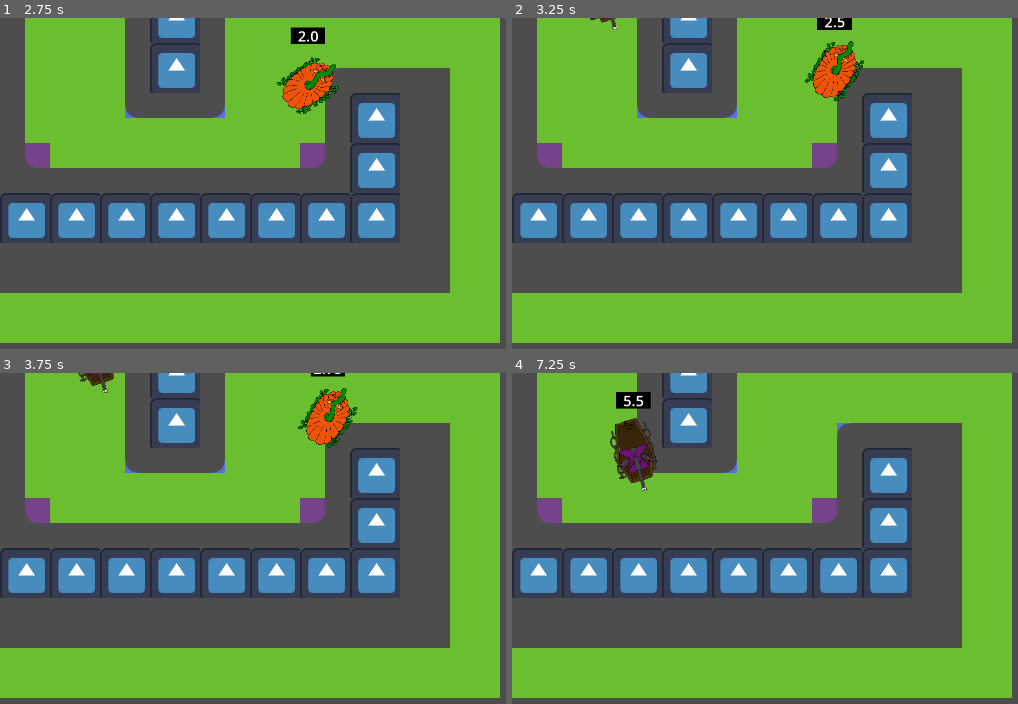
Above: before the commit, frames 1-4 (two rows, left to right).
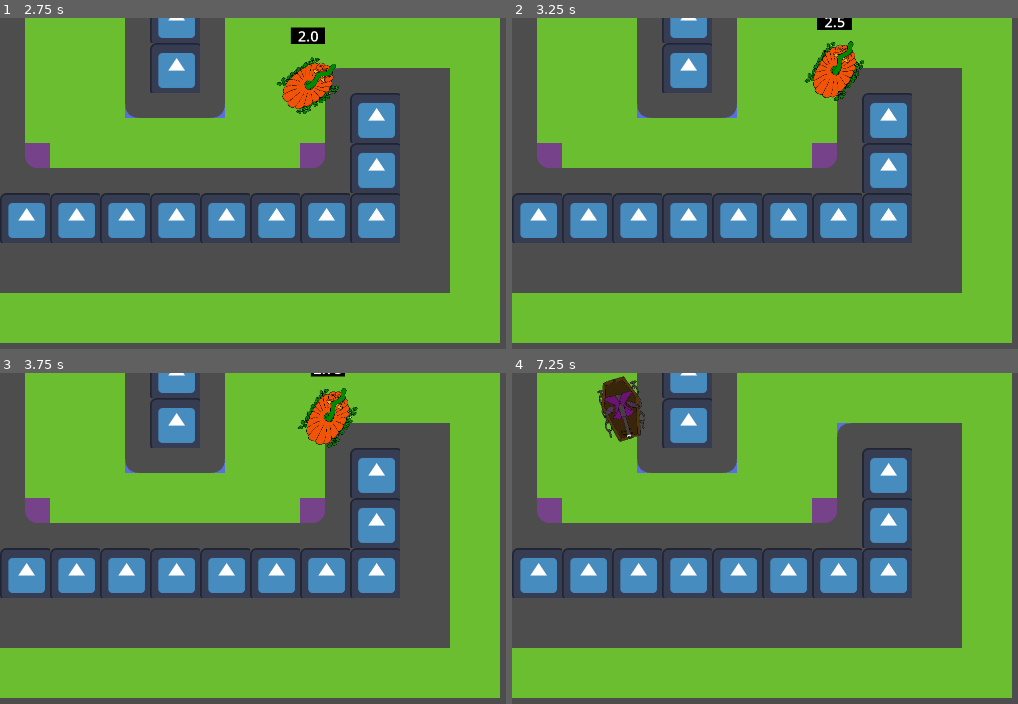
Above: after the commit, the same moments.

Repository: AugWii/GMTK-Game-Jam-Project
Game: Godot game, scene res://scenes/Level 5.tscn
Same seed, same stepped clock (60 frames per second), same inputs: the game is played once before the commit and once after it. This scene is started directly instead of the project's main scene. The engine's default icon, where the game draws it, is replaced by a stand-in: a white triangle on a blue panel in a dark square.
Inputs (mouse positions are in pixels of both pictures, inside the frame that each line leads up to):
- Up to frame 1 (2.75 s): move the mouse to (outside the picture) at 0.52 s; press the mouse at (outside the picture) at 0.53 s; hold D (turn_right) 0.53-1.28 s; move the mouse to (237, 266) at 1.27 s; release the mouse at (237, 266) at 1.28 s; hold S (move_backward) 1.28-2.03 s; click (237, 266) at 1.35 s; move the mouse to (480, 143) at 2.02 s; press the mouse at (480, 143) at 2.03 s; hold D (turn_right) from 2.03 s (still down)
- Up to frame 2 (3.25 s): move the mouse to (871, 332) at 2.77 s; release D (turn_right) at 2.78 s; release the mouse at (871, 332) at 2.78 s; hold W (move_forward) from 2.78 s (still down); click (871, 332) at 2.85 s
- Up to frame 3 (3.75 s): move the mouse to (outside the picture) at 3.52 s; release W (move_forward) at 3.53 s; press the mouse at (outside the picture) at 3.53 s; hold A (turn_left) from 3.53 s (still down)
- Up to frame 4 (7.25 s): move the mouse to (673, 531) at 4.27 s; release the mouse at (673, 531) at 4.28 s; click (673, 531) at 4.35 s; move the mouse to (952, 598) at 5.02 s; release A (turn_left) at 5.03 s; press the mouse at (952, 598) at 5.03 s; hold S (move_backward) 5.03-5.78 s; move the mouse to (790, 485) at 5.77 s; release the mouse at (790, 485) at 5.78 s; hold D (turn_right) 5.78-6.53 s; click (790, 485) at 5.85 s; move the mouse to (outside the picture) at 6.52 s; press the mouse at (outside the picture) at 6.53 s; hold W (move_forward) from 6.53 s (still down)

Frame 1 is identical in both runs. In frame 2, less than 0.1% of the frame differs, in the area x 15-21%, y 0-4%; in frame 3, 0.2%; in frame 4, 2.2%, in the area x 16-29%, y 0-36%.
Error in both runs: Attempt to call function 'level_lose' in base 'null instance' on a null instance. (res://scripts/player.gd:133)

Commit message:
More tank stuff

Diff:
--- a/scenes/Level 5.tscn
+++ b/scenes/Level 5.tscn
@@ -109,4 +109,5 @@
 
 [node name="CountTankula" parent="." unique_id=1218515908 node_paths=PackedStringArray("player") instance=ExtResource("7_bud4c")]
 position = Vector2(192, -264)
+rotation = 3.1415927
 player = NodePath("../Player")
--- a/scenes/count_tankula.tscn
+++ b/scenes/count_tankula.tscn
@@ -59,17 +59,19 @@
 [node name="CountTankula" type="CharacterBody2D" unique_id=1157887588 node_paths=PackedStringArray("marker_container")]
 collision_layer = 3
 script = ExtResource("1_tptx4")
-move_speed_f = 90.0
-move_speed_b = 90.0
+move_speed_f = 70.0
+move_speed_b = 70.0
 bullet_scene = ExtResource("2_yn0bx")
 bullet_cap = 3
 total_rewind_time = 3.0
 marker_scene = ExtResource("3_2lngo")
 marker_container = NodePath("MarkerContainer")
+randomShotIntervals = true
 
 [node name="Body" type="Sprite2D" parent="." unique_id=250922839]
 z_index = 1
 material = SubResource("ShaderMaterial_c5lux")
+rotation = 3.1415927
 scale = Vector2(0.2239234, 0.22392339)
 texture = ExtResource("5_2ml6l")
 
@@ -90,12 +92,12 @@
 [node name="Cannon" type="Sprite2D" parent="." unique_id=130140803]
 z_index = 1
 material = SubResource("ShaderMaterial_ve544")
+position = Vector2(0, 30)
 scale = Vector2(0.16030882, 0.16030882)
 texture = ExtResource("10_i737h")
 offset = Vector2(21, -290)
 
 [node name="CollisionShape2D" type="CollisionShape2D" parent="." unique_id=1817491849]
-visible = false
 shape = SubResource("CapsuleShape2D_tp4x8")
 
 [node name="NavigationAgent2D" type="NavigationAgent2D" parent="." unique_id=727220146]
--- a/scenes/tank_o_lantern.tscn
+++ b/scenes/tank_o_lantern.tscn
@@ -128,7 +128,6 @@
 total_rewind_time = 4.0
 marker_scene = ExtResource("3_xlxkh")
 marker_container = NodePath("MarkerContainer")
-randomShotIntervals = true
 
 [node name="Body" type="Sprite2D" parent="." unique_id=250922839]
 z_index = 1
